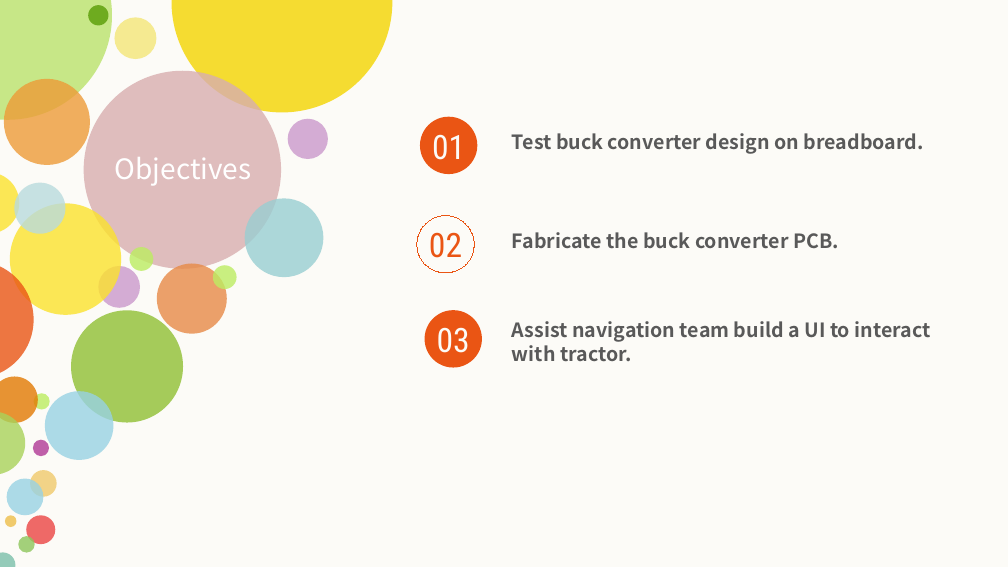
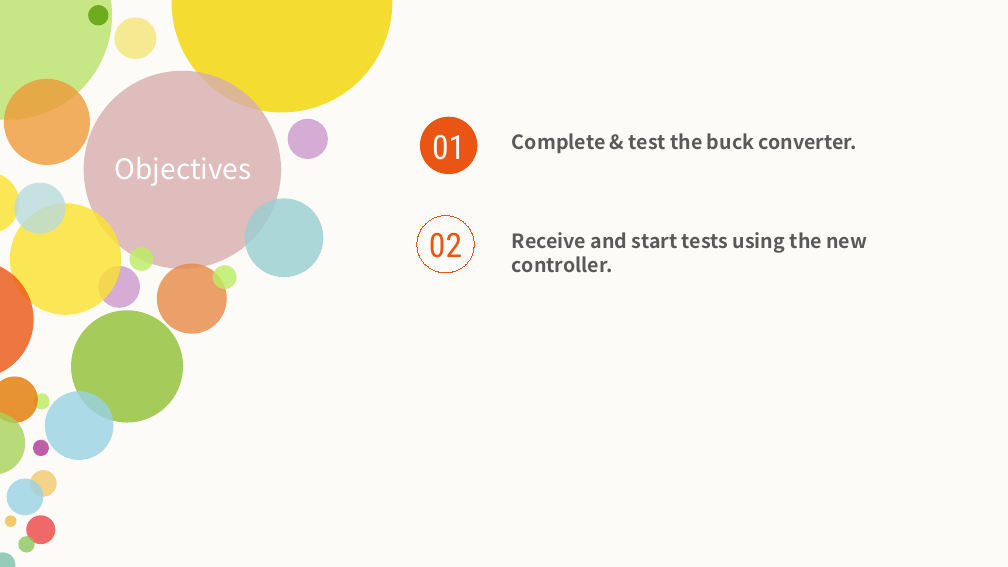
Before and after one commit to jibebe-jkuat/internship2023, a slide deck: slide 2 of electrical/Week 10 progress report.pptx. Drawn at 1008x567 pixels with LibreOffice and Linux fonts; fonts in the diff are those of the drawing. Boxes give left, top, right and bottom in pixels: in the first picture for what was removed or moved away, otherwise in the second. Text is boxed around its words. In the diff, an @@ line names an element or a change of style, - is before the commit and + after.

```diff
--- a/electrical/Week 10 progress report.pptx
+++ b/electrical/Week 10 progress report.pptx
@@ text at <box>512,133,857,153</box>: text changed @@
-Test buck converter design on breadboard.
+Complete & test the buck converter.
@@ text at <box>512,232,867,273</box>: text changed @@
-Fabricate the buck converter PCB.
+Receive and start tests using the new controller.
@@ ellipse removed at <box>424,310,482,368</box> @@
@@ text removed at <box>432,317,465,353</box> @@
-01
@@ text removed at <box>437,327,470,353</box> @@
-03
@@ text removed at <box>512,321,931,361</box> @@
-Assist navigation team build a UI to interact with tractor.
```
Also in this commit, not shown: 4 other slides changed, 7 slides removed.
